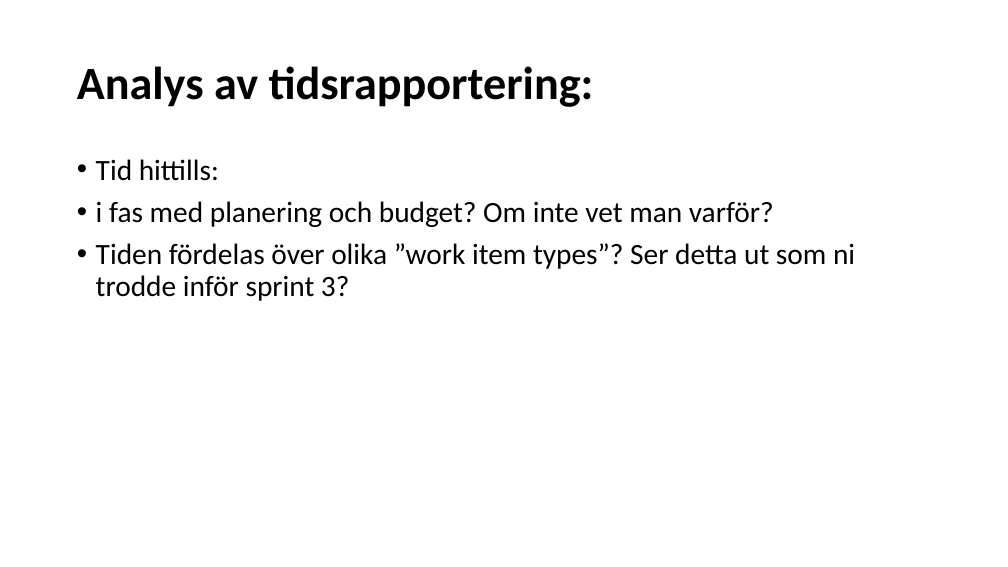
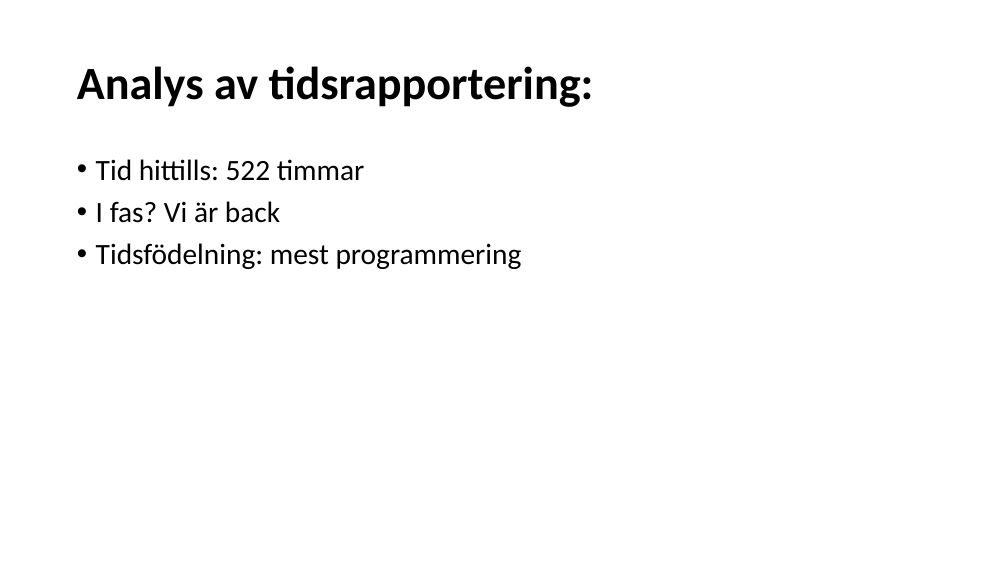
Before and after one commit to natbjo93/agilis, a slide deck: slide 4 of RS3.pptx. Drawn at 1008x567 pixels with LibreOffice and Linux fonts; fonts in the diff are those of the drawing. Boxes give left, top, right and bottom in pixels: in the first picture for what was removed or moved away, otherwise in the second. Text is boxed around its words. In the diff, an @@ line names an element or a change of style, - is before the commit and + after.

```diff
--- a/RS3.pptx
+++ b/RS3.pptx
@@ text at box(96, 159, 522, 269): text changed @@
-• Tid hittills:
-• i fas med planering och budget? Om inte vet man varför?
-• Tiden fördelas över olika ”work item types”? Ser detta ut som ni trodde inför sprint 3?
+• Tid hittills: 522 timmar
+• I fas? Vi är back
+• Tidsfödelning: mest programmering
```
Also in this commit, not shown: 1 other slide changed, 1 slide added, 1 slide removed.
